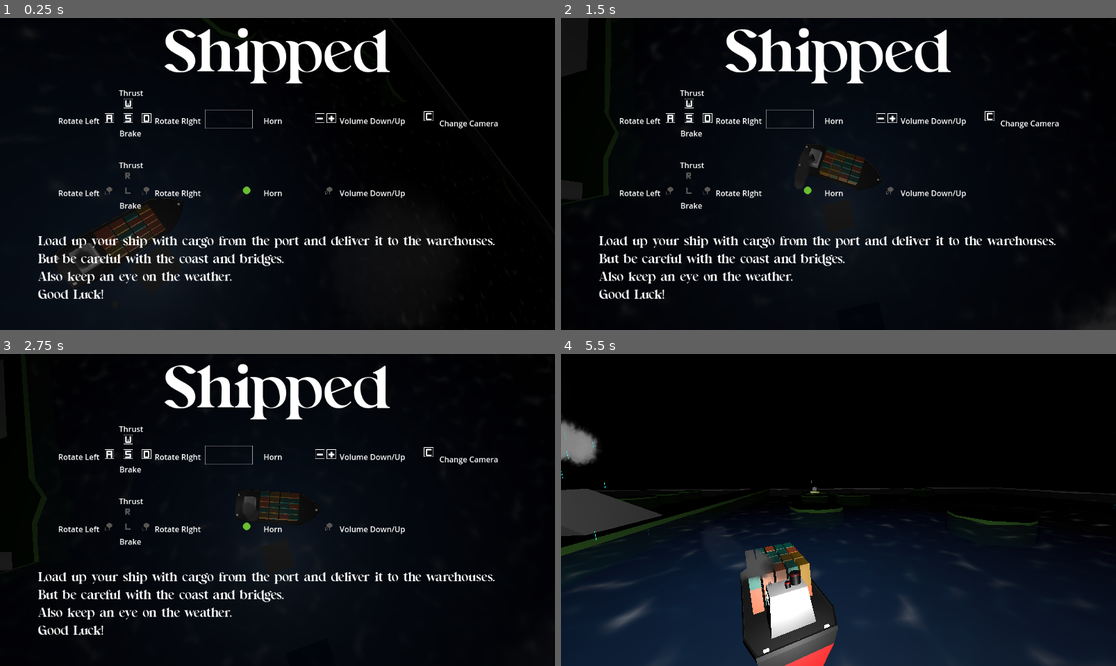
Above: before the commit, frames 1-4 (two rows, left to right).
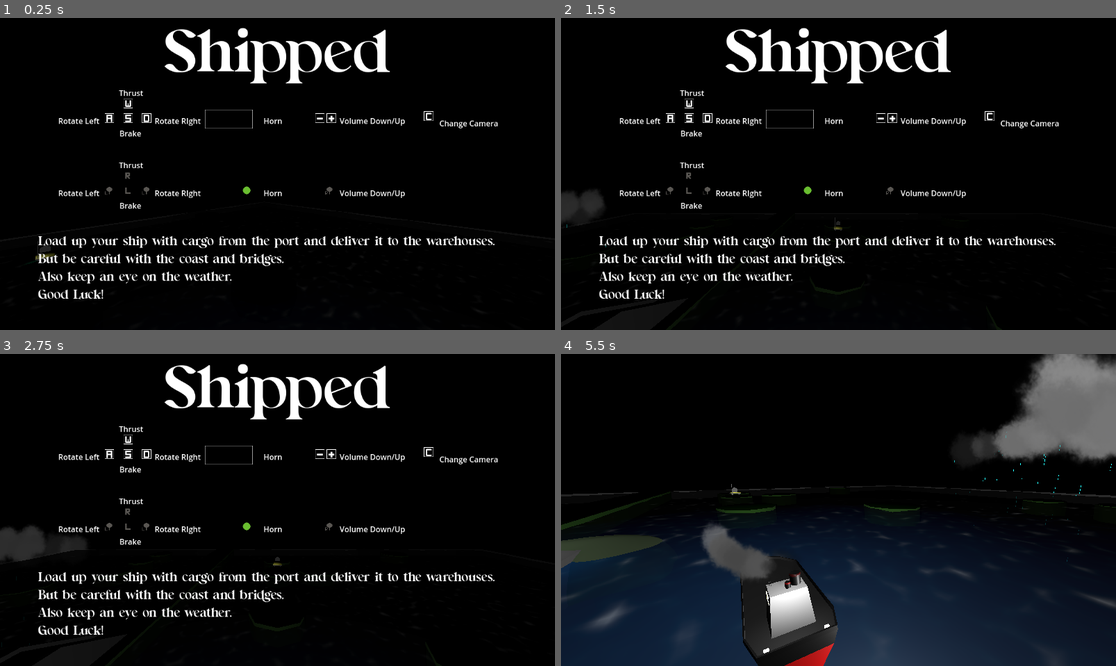
Above: after the commit, the same moments.

Repository: savenger/shipped
Game: Godot game, scene res://level/game.tscn
Same seed, same stepped clock (60 frames per second), same inputs: the game is played once before the commit and once after it.
Inputs (mouse positions are in pixels of both pictures, inside the frame that each line leads up to):
- Up to frame 1 (0.25 s): no input
- Up to frame 2 (1.5 s): tap Enter at 0.5 s; move the mouse to (960, 158) at 0.52 s; hold D (Turn Right) 0.53-1.28 s; click (960, 158) at 0.6 s; move the mouse to (727, 189) at 1.27 s; hold A (Turn Left) from 1.28 s (still down); tap Mouse wheel down (volume_down) at 1.35 s
- Up to frame 3 (2.75 s): move the mouse to (333, 441) at 2.02 s; release A (Turn Left) at 2.03 s; hold D (Turn Right) from 2.03 s (still down); tap Mouse wheel up (volume_up) at 2.1 s
- Up to frame 4 (5.5 s): move the mouse to (810, 572) at 2.77 s; release D (Turn Right) at 2.78 s; hold S (CounterThrust) 2.78-3.53 s; tap C at 2.85 s; move the mouse to (1005, 556) at 3.52 s; hold A (Turn Left) from 3.53 s (still down); click (1005, 556) at 3.6 s; move the mouse to (672, 463) at 4.27 s; tap Mouse wheel down (volume_down) at 4.35 s; move the mouse to (866, 510) at 5.02 s; tap Mouse wheel up (volume_up) at 5.1 s

The runs differ from the first frame. In frame 1, 4.9% of the frame differs, in the area x 5-77%, y 1-99%; in frame 2, 4.2%; in frame 3, 4.4%; in frame 4, 15%, in the area x 0-100%, y 0-100%.

Commit message:
Add crane/cargo port

Diff:
--- /dev/null
+++ b/Models/Crane/crane_cabin.tscn
@@ -0,0 +1,12 @@
+[gd_scene load_steps=4 format=3 uid="uid://b1d771cq5fb1x"]
+
+[ext_resource type="PackedScene" uid="uid://c7b0em26kiye3" path="res://Models/Crane/CraneCabin.glb" id="1_nhhn1"]
+[ext_resource type="Texture2D" uid="uid://t1gk54de41j8" path="res://Models/Crane/CraneTexture.png" id="2_j8doy"]
+
+[sub_resource type="StandardMaterial3D" id="StandardMaterial3D_brjw1"]
+albedo_texture = ExtResource("2_j8doy")
+
+[node name="CraneCabin" instance=ExtResource("1_nhhn1")]
+
+[node name="Cabin" parent="." index="0"]
+surface_material_override/0 = SubResource("StandardMaterial3D_brjw1")
--- /dev/null
+++ b/Models/Crane/crane_foot.tscn
@@ -0,0 +1,24 @@
+[gd_scene load_steps=6 format=3 uid="uid://caditg2da5668"]
+
+[ext_resource type="PackedScene" uid="uid://bxsm2syk63p6q" path="res://Models/Crane/CraneFoot.glb" id="1_bimme"]
+[ext_resource type="Texture2D" uid="uid://t1gk54de41j8" path="res://Models/Crane/CraneTexture.png" id="2_qvjem"]
+
+[sub_resource type="StandardMaterial3D" id="StandardMaterial3D_kdj1w"]
+albedo_texture = ExtResource("2_qvjem")
+
+[sub_resource type="StandardMaterial3D" id="StandardMaterial3D_44qe5"]
+albedo_texture = ExtResource("2_qvjem")
+
+[sub_resource type="StandardMaterial3D" id="StandardMaterial3D_2kigi"]
+albedo_texture = ExtResource("2_qvjem")
+
+[node name="CraneFoot" instance=ExtResource("1_bimme")]
+
+[node name="Foot" parent="." index="0"]
+surface_material_override/0 = SubResource("StandardMaterial3D_kdj1w")
+
+[node name="Cube" parent="." index="1"]
+surface_material_override/0 = SubResource("StandardMaterial3D_44qe5")
+
+[node name="Icosphere" parent="." index="2"]
+surface_material_override/0 = SubResource("StandardMaterial3D_2kigi")
--- a/level/cargo_port.tscn
+++ b/level/cargo_port.tscn
@@ -1,10 +1,12 @@
-[gd_scene load_steps=6 format=3 uid="uid://cllk52ttqkq0p"]
+[gd_scene load_steps=10 format=3 uid="uid://cllk52ttqkq0p"]
 
 [ext_resource type="Script" path="res://level/CargoPickupArea.gd" id="1_a5vi5"]
 [ext_resource type="Script" path="res://level/CargoPort.gd" id="1_gwy4d"]
+[ext_resource type="PackedScene" uid="uid://b1d771cq5fb1x" path="res://Models/Crane/crane_cabin.tscn" id="3_goo0s"]
+[ext_resource type="PackedScene" uid="uid://caditg2da5668" path="res://Models/Crane/crane_foot.tscn" id="4_pcc8g"]
 
 [sub_resource type="BoxShape3D" id="BoxShape3D_jyj78"]
-size = Vector3(5, 20, 5)
+size = Vector3(5.83129, 20, 5)
 
 [sub_resource type="SphereShape3D" id="SphereShape3D_ngl4c"]
 radius = 10.0
@@ -12,10 +14,17 @@
 [sub_resource type="BoxMesh" id="BoxMesh_ewryt"]
 size = Vector3(3, 5, 3)
 
+[sub_resource type="SphereShape3D" id="SphereShape3D_6nuk2"]
+radius = 5.4761
+
+[sub_resource type="SphereShape3D" id="SphereShape3D_id0ju"]
+radius = 6.60197
+
 [node name="CargoPort" type="StaticBody3D" groups=["cargo_port"]]
 script = ExtResource("1_gwy4d")
 
 [node name="CollisionShape3D" type="CollisionShape3D" parent="."]
+transform = Transform3D(1, 0, 0, 0, 1, 0, 0, 0, 1, 0.989882, 0, -0.821414)
 shape = SubResource("BoxShape3D_jyj78")
 
 [node name="CargoPickupArea" type="Area3D" parent="."]
@@ -25,4 +34,22 @@
 shape = SubResource("SphereShape3D_ngl4c")
 
 [node name="MeshInstance3D" type="MeshInstance3D" parent="."]
+visible = false
 mesh = SubResource("BoxMesh_ewryt")
+
+[node name="IslandShape" type="CollisionShape3D" parent="."]
+transform = Transform3D(1, 0, 0, 0, 1, 0, 0, 0, 1, -1.08185, -2.57869, -7.14233)
+shape = SubResource("SphereShape3D_6nuk2")
+
+[node name="IslandShape2" type="CollisionShape3D" parent="."]
+transform = Transform3D(1, 0, 0, 0, 1, 0, 0, 0, 1, 5.74147, -2.57869, -6.15459)
+shape = SubResource("SphereShape3D_id0ju")
+
+[node name="CraneCabin" parent="." instance=ExtResource("3_goo0s")]
+
+[node name="CraneFoot" parent="." instance=ExtResource("4_pcc8g")]
+
+[node name="SpotLight3D" type="SpotLight3D" parent="."]
+transform = Transform3D(1, 0, 0, 0, -4.37114e-08, 1, 0, -1, -4.37114e-08, 0, 11.4447, 0)
+light_energy = 5.0
+spot_range = 17.0
--- a/level/game.tscn
+++ b/level/game.tscn
@@ -120,6 +120,7 @@
 [node name="destination" parent="." instance=ExtResource("5_b312y")]
 
 [node name="CargoPort" parent="." instance=ExtResource("9_wjkbu")]
+transform = Transform3D(1, 0, 0, 0, 1, 0, 0, 0, 1, -22, 0, -21)
 
 [node name="HUD" parent="." instance=ExtResource("11_hg3qo")]
 
Not shown, added: Models/Crane/Crane.glb.import
Binary file added: Models/Crane/CraneCabin.glb
Not shown, added: Models/Crane/CraneCabin.glb.import
Binary file added: Models/Crane/CraneFoot.glb
Not shown, added: Models/Crane/CraneFoot.glb.import
Binary file added: Models/Crane/CraneTexture.png
Not shown, added: Models/Crane/CraneTexture.png.import
Not shown, added: Models/Crane/Crane.blend
